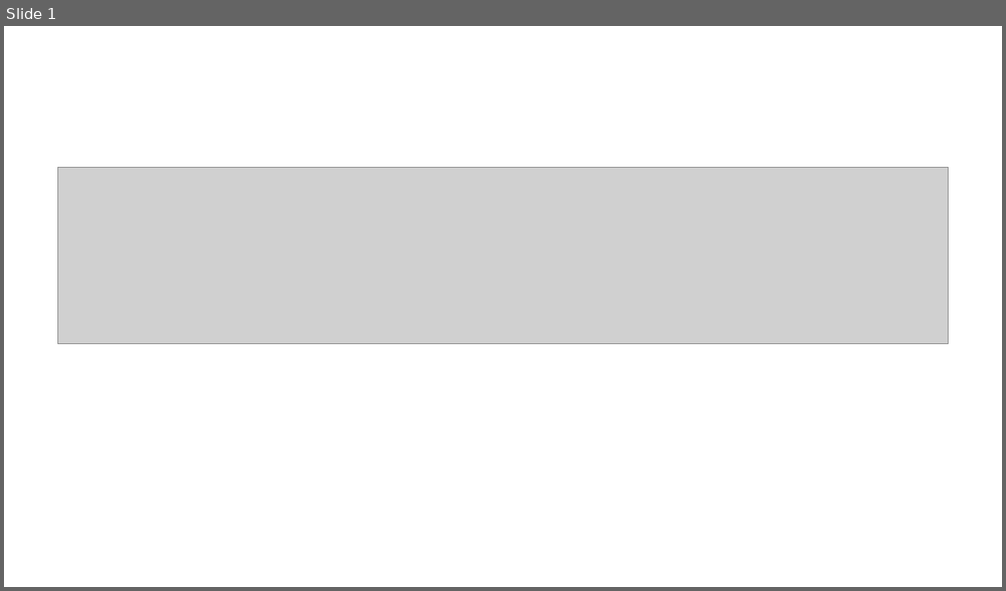
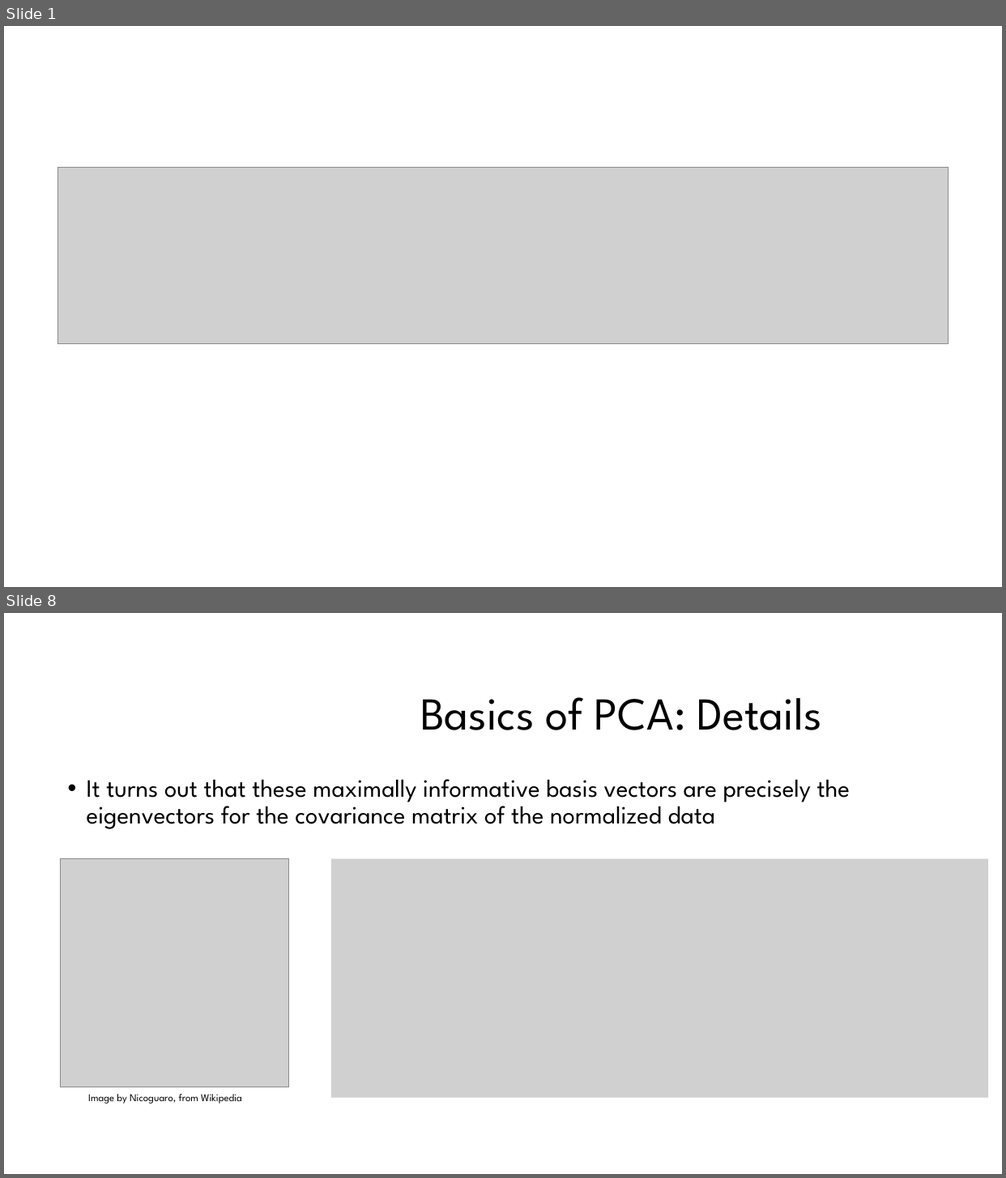
Before and after one commit to jmp448/genomic-data-science, a slide deck: PCA Presentation.pptx. Shown one above the other, each under a label of ours: slide 1 before the commit, slides 1 and 8 after it; the slides between them are not shown. The pictures are 1006x591 and 1006x1178 pixels, drawn with LibreOffice and Linux fonts; fonts in the diff are those of the drawing; grey boxes stand for pictures; background and template pictures are left out. Boxes give left, top, right and bottom in pixels: in the first picture for what was removed or moved away, otherwise in the second. Text is boxed around its words. In the diff, an @@ line names an element or a change of style, - is before the commit and + after.

```diff
--- a/PCA Presentation.pptx
+++ b/PCA Presentation.pptx
@@ slide 8 added at bbox=[4, 613, 1002, 1174], background #FFFFFF @@
@@ text added at bbox=[420, 697, 822, 730], 44 pt, text #000000 @@
+Basics of PCA: Details
@@ text added at bbox=[87, 779, 850, 829], 24 pt, text #000000 @@
+• It turns out that these maximally informative basis vectors are precisely the eigenvectors for the covariance matrix of the normalized data
@@ picture added at bbox=[60, 858, 289, 1088] @@
@@ picture added at bbox=[331, 858, 988, 1097] @@
@@ text added at bbox=[88, 1094, 242, 1104], 10 pt, text #000000 @@
+Image by Nicoguaro, from Wikipedia
```
Also in this commit, not shown: 24 other slides added, 2 slides removed, 2 other files.
